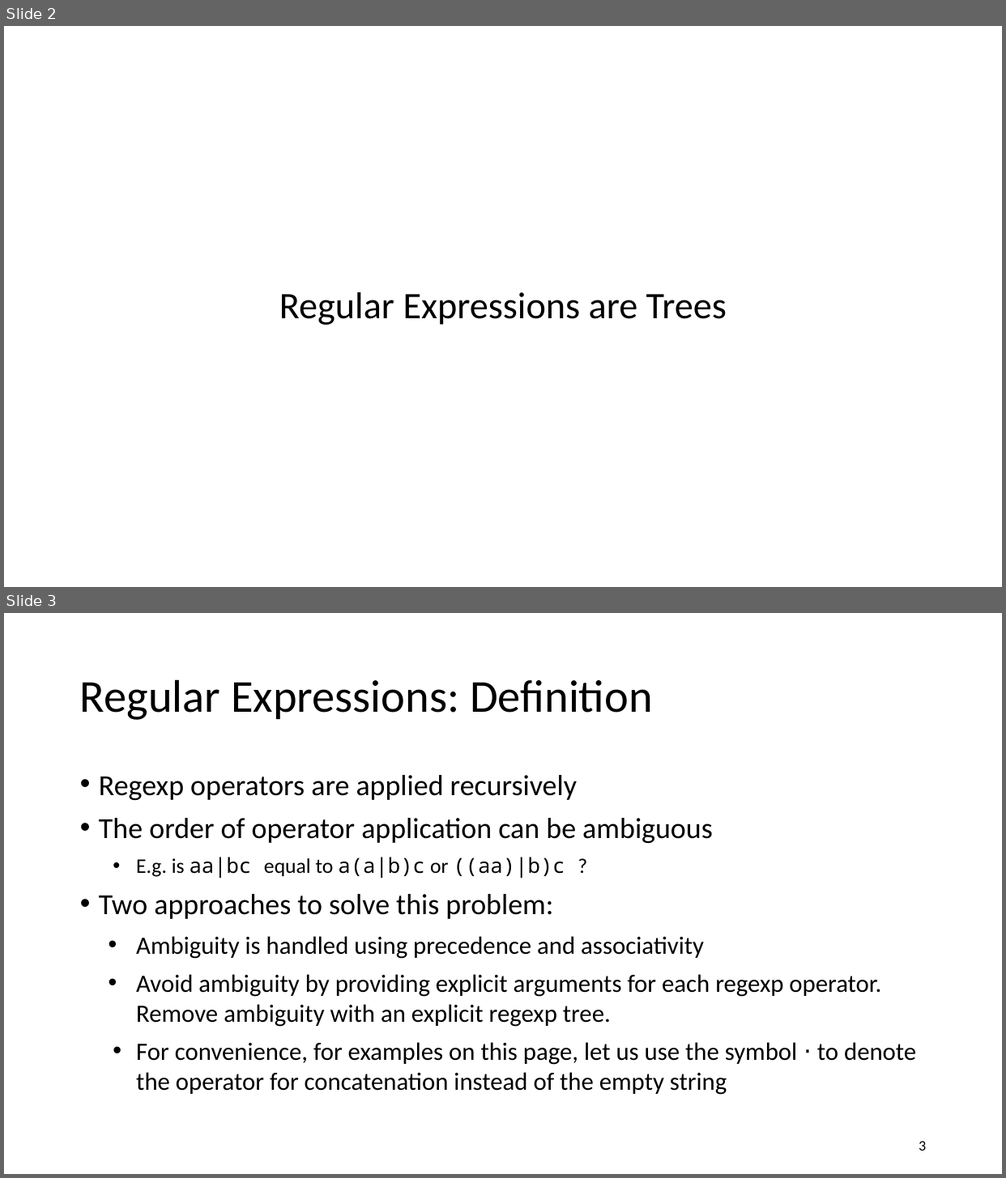
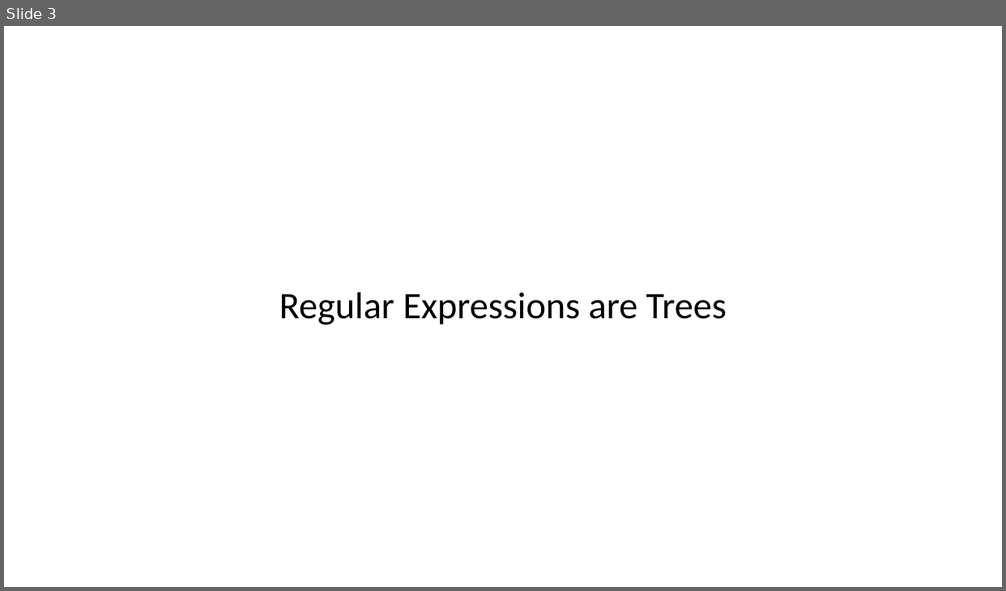
Before and after one commit to anoopsarkar/compilers-class, a slide deck: assets/ppt/lex/lex3-regexps-are-trees.pptx. Shown one above the other, each under a label of ours: slides 2 and 3 before the commit, slide 3 after it. The pictures are 1006x1178 and 1006x591 pixels, drawn with LibreOffice and Linux fonts; fonts in the diff are those of the drawing. Boxes give left, top, right and bottom in pixels: in the first picture for what was removed or moved away, otherwise in the second. Text is boxed around its words. In the diff, an @@ line names an element or a change of style, - is before the commit and + after.

```diff
--- a/assets/ppt/lex/lex3-regexps-are-trees.pptx
+++ b/assets/ppt/lex/lex3-regexps-are-trees.pptx
@@ slide 3 removed at bbox=[4, 613, 1002, 1174], background #FFFFFF @@
@@ title removed at bbox=[80, 679, 653, 720] @@
-Regular Expressions: Definition
@@ text removed at bbox=[99, 775, 916, 1095] @@
-• Regexp operators are applied recursively
-• The order of operator application can be ambiguous
-  • E.g. is aa|bc equal to a(a|b)c or ((aa)|b)c ?
-• Two approaches to solve this problem:
-  • Ambiguity is handled using precedence and associativity
-  • Avoid ambiguity by providing explicit arguments for each regexp operator. Remove ambiguity with an explicit regexp tree.
-  • For convenience, for examples on this page, let us use the symbol ⋅ to denote the operator for concatenation instead of the empty string
@@ page number removed at bbox=[918, 1141, 926, 1151] @@
-3
@@ what was slide 2 is now slide 3 @@
```
Also in this commit, not shown: 2 slides changed, 4 slides added, 1 other slide removed.
